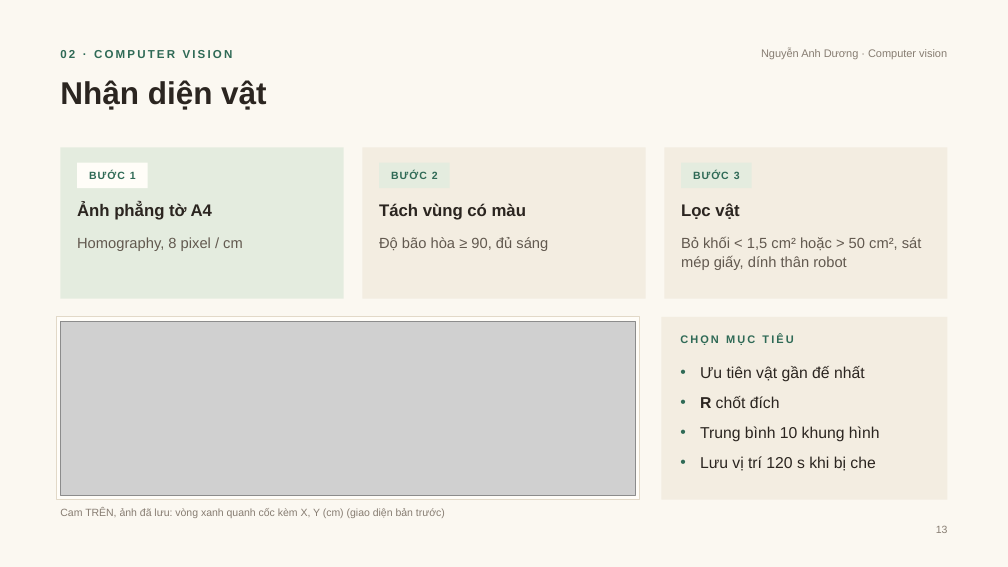
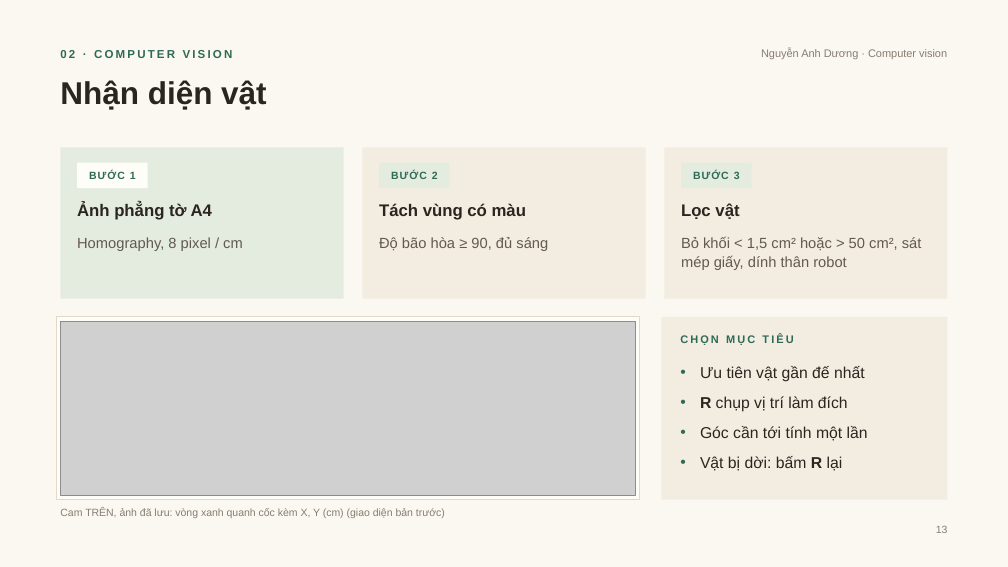
Before and after one commit to DuongNAD/Project_IoT, a slide deck: slide 13 of slides/Project_IoT_ThuyetTrinh.pptx. Drawn at 1008x567 pixels with LibreOffice and Linux fonts; fonts in the diff are those of the drawing; grey boxes stand for pictures. Boxes give left, top, right and bottom in pixels: in the first picture for what was removed or moved away, otherwise in the second. Text is boxed around its words. In the diff, an @@ line names an element or a change of style, - is before the commit and + after.

```diff
--- a/slides/Project_IoT_ThuyetTrinh.pptx
+++ b/slides/Project_IoT_ThuyetTrinh.pptx
@@ text at (700,396,868,471): text changed @@
-• R chốt đích
-• Trung bình 10 khung hình
-• Lưu vị trí 120 s khi bị che
+• R chụp vị trí làm đích
+• Góc cần tới tính một lần
+• Vật bị dời: bấm R lại
```
Also in this commit, not shown: 4 other slides changed, 30 other files.
